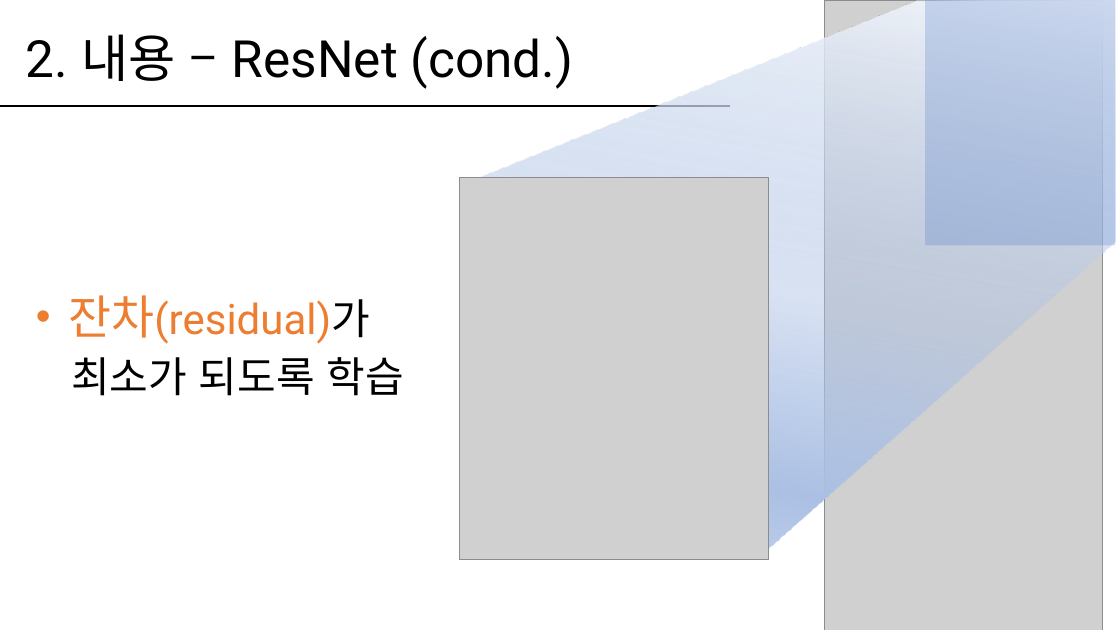
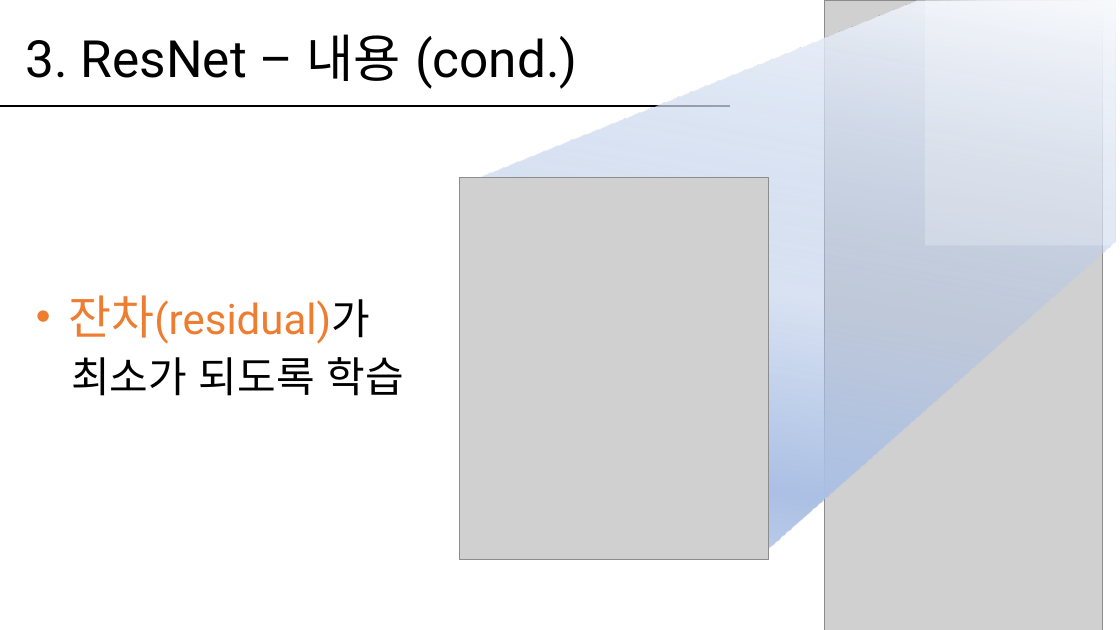
Before and after one commit to hanabzu/Computer-Vision-Project, a slide deck: slide 8 of report/발표_20154532.pptx (slide 7 before the commit). Drawn at 1120x630 pixels with LibreOffice and Linux fonts; fonts in the diff are those of the drawing; grey boxes stand for pictures. Boxes give left, top, right and bottom in pixels: in the first picture for what was removed or moved away, otherwise in the second. Text is boxed around its words. In the diff, an @@ line names an element or a change of style, - is before the commit and + after.

```diff
--- a/report/발표_20154532.pptx
+++ b/report/발표_20154532.pptx
@@ rectangle at (x1=925, y1=0, x2=1115, y2=245): fill #4472C4 at 24% opacity to #FFFFFF at 24% opacity @@
@@ title at (x1=26, y1=34, x2=577, y2=89): text changed @@
-2. 내용 – ResNet (cond.)
+3. ResNet – 내용 (cond.)
```
Also in this commit, not shown: 5 other slides changed, 14 slides added, 6 slides removed, 2 other files.
